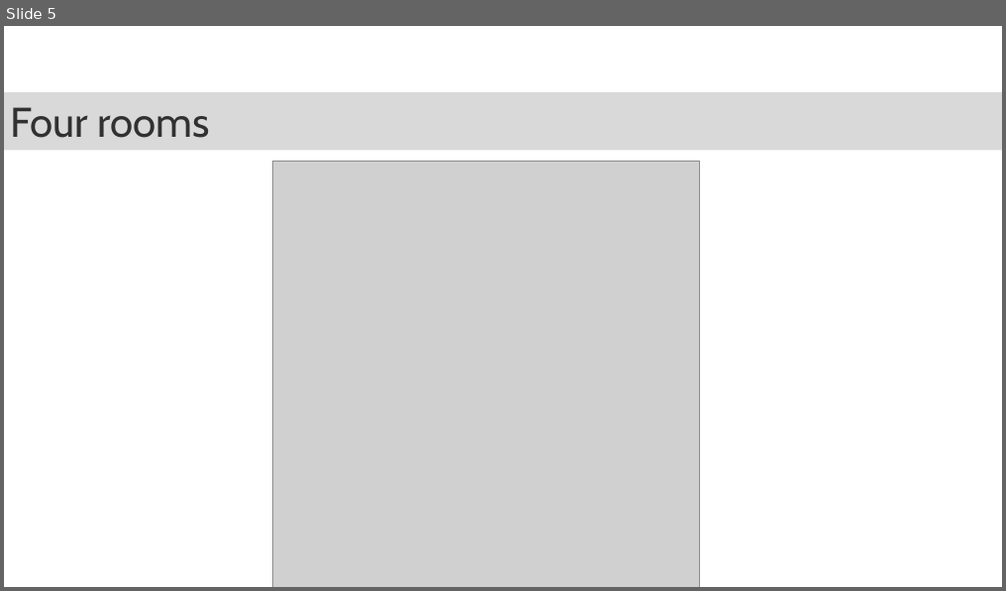
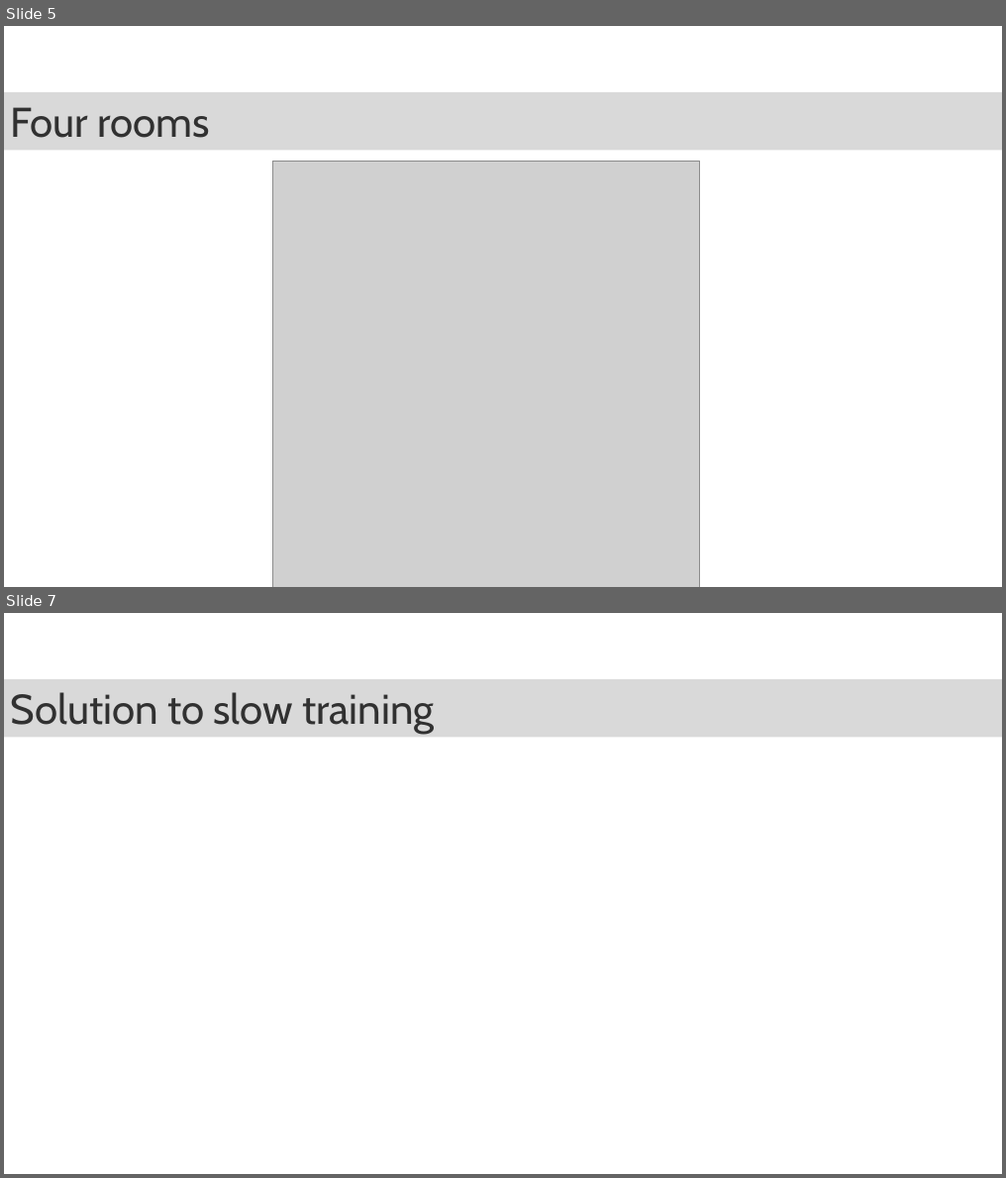
Before and after one commit to TomGeorge1234/STDP-SR, a slide deck: presentations/meeting230421.pptx. Shown one above the other, each under a label of ours: slide 5 before the commit, slides 5 and 7 after it; the slides between them are not shown. The pictures are 1006x591 and 1006x1178 pixels, drawn with LibreOffice and Linux fonts; fonts in the diff are those of the drawing; grey boxes stand for pictures; background and template pictures are left out. Boxes give left, top, right and bottom in pixels: in the first picture for what was removed or moved away, otherwise in the second. Text is boxed around its words. In the diff, an @@ line names an element or a change of style, - is before the commit and + after.

```diff
--- a/presentations/meeting230421.pptx
+++ b/presentations/meeting230421.pptx
@@ slide 7 added at (4,613,1002,1174), background #FFFFFF @@
@@ rectangle added at (4,679,1002,738), fill #D9D9D9, 40 pt, text #323232 @@
+Solution to slow training
```
Also in this commit, not shown: 1 other slide added, 46 other files.
